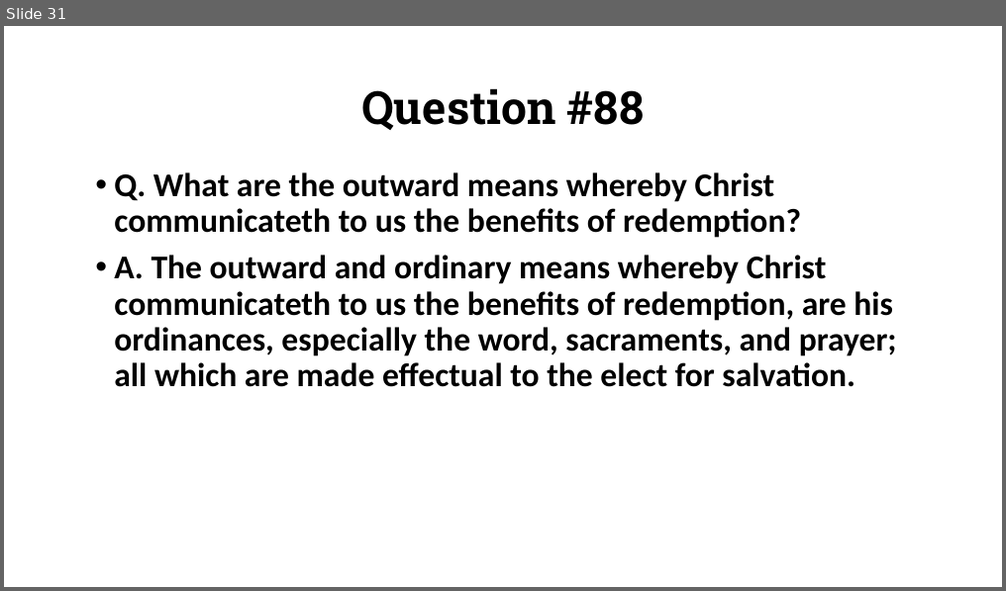
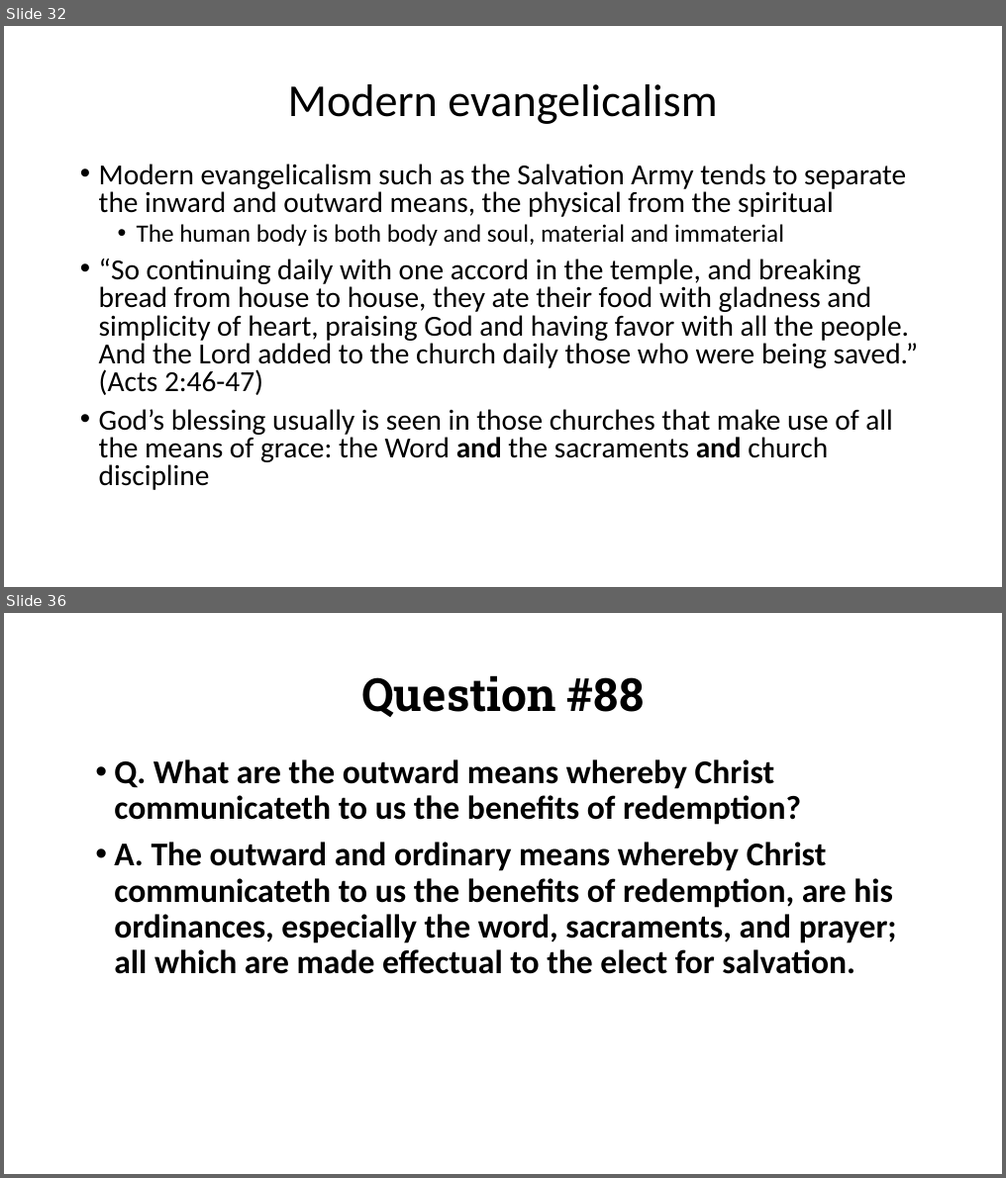
Before and after one commit to csmatyi/calvary_sunday_school, a slide deck: WSC85-88_211205.pptx. Shown one above the other, each under a label of ours: slide 31 before the commit, slides 32 and 36 after it; the slides between them are not shown. The pictures are 1006x591 and 1006x1178 pixels, drawn with LibreOffice and Linux fonts; fonts in the diff are those of the drawing. Boxes give left, top, right and bottom in pixels: in the first picture for what was removed or moved away, otherwise in the second. Text is boxed around its words. In the diff, an @@ line names an element or a change of style, - is before the commit and + after.

```diff
--- a/WSC85-88_211205.pptx
+++ b/WSC85-88_211205.pptx
@@ slide 32 added at <box>4,26,1002,587</box>, background #FFFFFF @@
@@ title added at <box>288,84,717,124</box>, 44 pt, text #000000 @@
+Modern evangelicalism
@@ text added at <box>99,164,919,490</box>, 28 pt, text #000000 @@
+• Modern evangelicalism such as the Salvation Army tends to separate the inward and outward means, the physical from the spiritual
+  • The human body is both body and soul, material and immaterial
+• “So continuing daily with one accord in the temple, and breaking bread from house to house, they ate their food with gladness and simplicity of heart, praising God and having favor with all the people. And the Lord added to the church daily those who were being saved.” (Acts 2:46-47)
+• God’s blessing usually is seen in those churches that make use of all the means of grace: the Word and the sacraments and church discipline
@@ what was slide 31 is now slide 36 @@
```
Also in this commit, not shown: 3 slides changed, 8 other slides added.
